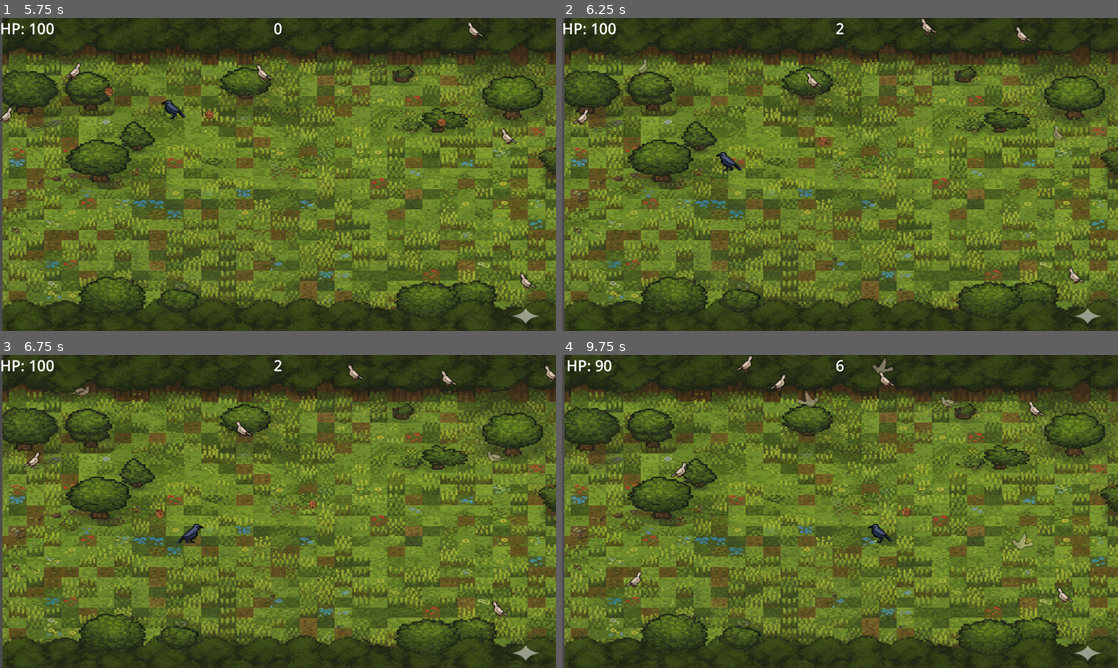
Above: before the commit, frames 1-4 (two rows, left to right).
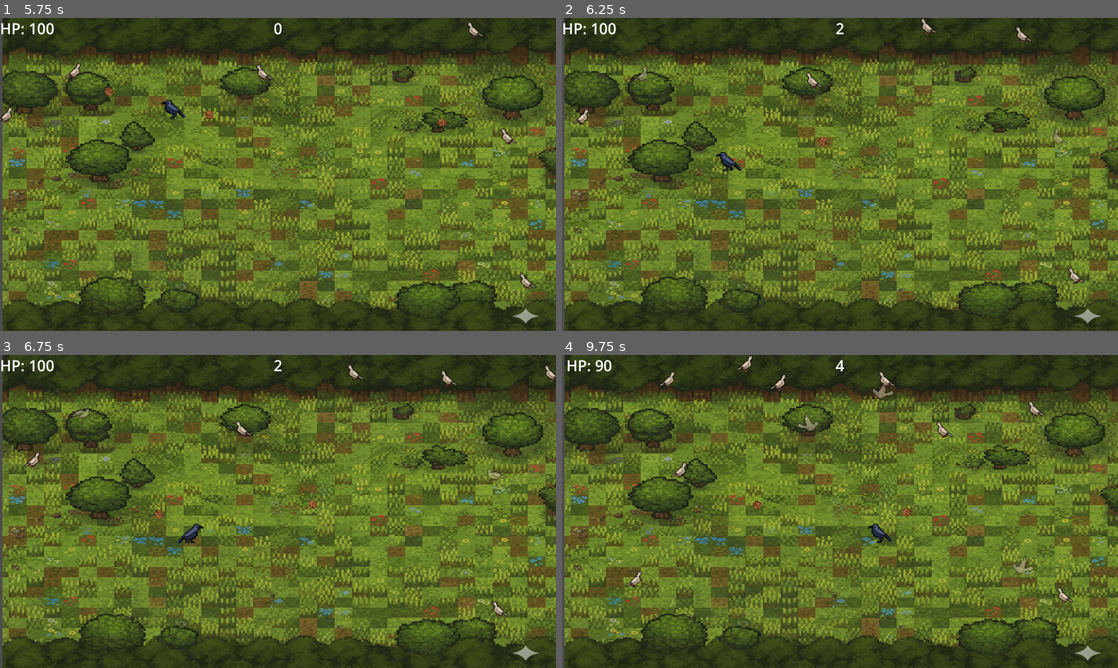
Above: after the commit, the same moments.

Repository: arongida/dungeon-cawler
Game: Godot game, scene res://Main.tscn
Same seed, same stepped clock (60 frames per second), same inputs: the game is played once before the commit and once after it.
Inputs:
- Up to frame 1 (5.75 s): click "Start" at 0.5 s; hold Right (move_right) 1.28-2.03 s; hold S (move_down) 2.03-2.78 s; hold Right (move_right) 2.78-3.53 s; hold Space (move_up) 3.53-4.28 s; hold A (move_left) from 4.28 s (still down)
- Up to frame 2 (6.25 s): release A (move_left) at 5.78 s; hold S (move_down) from 5.78 s (still down)
- Up to frame 3 (6.75 s): release S (move_down) at 6.53 s; hold Right (move_right) from 6.53 s (still down)
- Up to frame 4 (9.75 s): release Right (move_right) at 7.28 s; hold Space (move_up) 7.28-8.03 s; hold Right (move_right) 8.03-8.78 s; hold S (move_down) 8.78-9.53 s; hold A (move_left) from 9.53 s (still down)

Frame 1 is identical in both runs. In frame 2, 0.2% of the frame differs, in the area x 12-91%, y 13-41%; in frame 3, 0.3%; in frame 4, 0.8%, in the area x 17-85%, y 0-70%.

Commit message:
code refactor

Diff:
--- a/main.gd
+++ b/main.gd
@@ -22,6 +22,7 @@
 	score = 0
 	$Player.start($StartPosition.position)
 	$HUD.update_score(score)
+	$HUD.update_hp($Player.hp)
 	$HUD.show_message("Get Ready!")
 	$StartTimer.start()
 
--- a/mob.gd
+++ b/mob.gd
@@ -1,50 +1,54 @@
 extends Area2D
 
-var screen_size
-@export var speed = 100
-@export var damage = 10
+enum State {WALK, TAKEOFF}
 
-var leaving = false
+@export var speed: int = 100
+@export var damage: int = 10
 
-# Called when the node enters the scene tree for the first time.
+@onready var animated_sprite: AnimatedSprite2D = $AnimatedSprite2D
+@onready var collision_shape: CollisionShape2D = $CollisionShape2D
+
+var _state: State = State.WALK
+var _velocity: Vector2 = Vector2.ZERO
+var _player: Node2D
+
 func _ready() -> void:
-	$AnimatedSprite2D.animation = "idle"
-	$AnimatedSprite2D.play()
-	screen_size = get_viewport_rect().size
+	_player = get_parent().find_child("Player")
+	animated_sprite.play("walk")
 
+func _process(delta: float) -> void:
+	match _state:
+		State.WALK:
+			_process_walk(delta)
+		State.TAKEOFF:
+			_process_takeoff(delta)
+	position += _velocity * delta
 
-# Called every frame. 'delta' is the elapsed time since the previous frame.
-func _process(delta: float) -> void:
-	if leaving:
-		var velocity = Vector2.ZERO
-		velocity.y -= 1
-		velocity = velocity.normalized() * speed
-		position += velocity * delta
+func _process_walk(delta: float) -> void:
+	if not is_instance_valid(_player):
+		_velocity = Vector2.ZERO
+		animated_sprite.play("idle")
+		return
+	var direction = global_position.direction_to(_player.global_position)
+	_velocity = direction * speed
 
-	else:
-		var player = get_parent().get_node("Player")
-		if not player:
-			return
-		var velocity = (player.position - position).normalized() * speed
+	if direction.x != 0:
+		scale.x = -1 if direction.x > 0 else 1
 
-		position += velocity * delta
-
-		if velocity.length() > 0.1:
-			$AnimatedSprite2D.animation = "walk"
-			scale.x = -1 if velocity.x > 0 else 1
-		else:
-			$AnimatedSprite2D.animation = "idle"
-
-
-
-func _on_visible_on_screen_notifier_2d_screen_exited() -> void:
-	queue_free()
-
+func _process_takeoff(delta: float) -> void:
+	if animated_sprite.animation == "takeoff" and animated_sprite.frame >= 5:
+		_velocity = Vector2.UP * speed
 
 func _on_area_entered(area: Area2D) -> void:
-	leaving = true
-	$AnimatedSprite2D.self_modulate = Color(1,1,1,0.5)
-	$CollisionShape2D.set_deferred("disabled", true)
-	$AnimatedSprite2D.animation = "takeoff"
+	if _state == State.TAKEOFF:
+		return
+	_state = State.TAKEOFF
+	_velocity = Vector2.ZERO
+
+	animated_sprite.play("takeoff")
+	collision_shape.set_deferred("disabled", true)
+
+	modulate.a = 0.5
+
 	await get_tree().create_timer(2.0).timeout
 	queue_free()
--- a/player.gd
+++ b/player.gd
@@ -1,47 +1,51 @@
 extends Area2D
 signal hit
 @export var nut_scene: PackedScene
-@export var speed = 400 # How fast the player will move (pixels/sec).
+@export var speed = 400
 @export var hp = 100
-var screen_size # Size of the game window.
+
+@onready var animated_sprite: AnimatedSprite2D = $AnimatedSprite2D
+@onready var collision_shape: CollisionShape2D = $CollisionShape2D
+@onready var flash_animation: AnimationPlayer = $FlashAnimation
+
+var _screen_size
 
 # Called when the node enters the scene tree for the first time.
 func _ready() -> void:
-	screen_size = get_viewport_rect().size
+	_screen_size = get_viewport_rect().size
 	hide()
 
 
 # Called every frame. 'delta' is the elapsed time since the previous frame.
 func _process(delta: float) -> void:
-	$AnimatedSprite2D.play()
-
 	var velocity = Input.get_vector("move_left", "move_right", "move_up", "move_down")
 	velocity = velocity.normalized() * speed
 
 	position += velocity * delta
-	position = position.clamp(Vector2.ZERO, screen_size)
+	position = position.clamp(Vector2.ZERO, _screen_size)
 
 	if velocity.x != 0:
-		$AnimatedSprite2D.animation = "walk"
+		animated_sprite.play("walk")
 		scale.x = -1 if velocity.x > 0 else 1
 	elif velocity.y != 0:
-		$AnimatedSprite2D.animation = "walk"
+		animated_sprite.play("walk")
 	else:
-		$AnimatedSprite2D.animation = "idle"
+		animated_sprite.play("idle")
 
 func start(pos):
 	position = pos
+	hp = 100
 	show()
-	$CollisionShape2D.disabled = false
+	collision_shape.disabled = false
 
 
 func _on_area_entered(area: Area2D) -> void:
-	$FlashAnimation.play("flash")
+	flash_animation.play("flash")
 	hp -= area.damage
 	hit.emit()
 	if hp <= 0:
 		hide()
-		$CollisionShape2D.set_deferred("disabled", true)
+		collision_shape.set_deferred("disabled", true)
 
 
 func _on_nut_timer_timeout() -> void:
--- a/player.tscn
+++ b/player.tscn
@@ -539,6 +539,21 @@
 
 [sub_resource type="CircleShape2D" id="CircleShape2D_onrkg"]
 radius = 11.275036
+
+[sub_resource type="Animation" id="Animation_cxr5p"]
+length = 0.001
+tracks/0/type = "value"
+tracks/0/imported = false
+tracks/0/enabled = true
+tracks/0/path = NodePath(".:material:shader_parameter/flash_value")
+tracks/0/interp = 1
+tracks/0/loop_wrap = true
+tracks/0/keys = {
+"times": PackedFloat32Array(0),
+"transitions": PackedFloat32Array(1),
+"update": 0,
+"values": [0.0]
+}
 
 [sub_resource type="Animation" id="Animation_e80uo"]
 resource_name = "flash"
@@ -556,21 +571,6 @@
 "values": [0.0, 1.0, 0.0]
 }
 
-[sub_resource type="Animation" id="Animation_cxr5p"]
-length = 0.001
-tracks/0/type = "value"
-tracks/0/imported = false
-tracks/0/enabled = true
-tracks/0/path = NodePath(".:material:shader_parameter/flash_value")
-tracks/0/interp = 1
-tracks/0/loop_wrap = true
-tracks/0/keys = {
-"times": PackedFloat32Array(0),
-"transitions": PackedFloat32Array(1),
-"update": 0,
-"values": [0.0]
-}
-
 [sub_resource type="AnimationLibrary" id="AnimationLibrary_cxr5p"]
 _data = {
 &"RESET": SubResource("Animation_cxr5p"),
